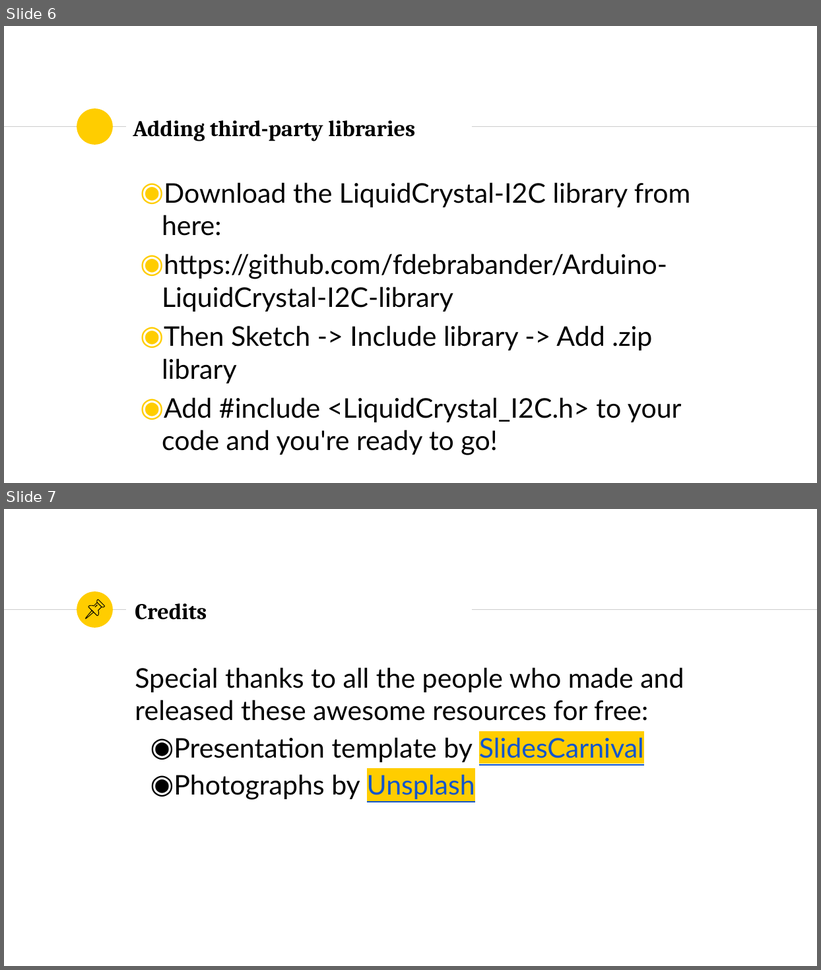
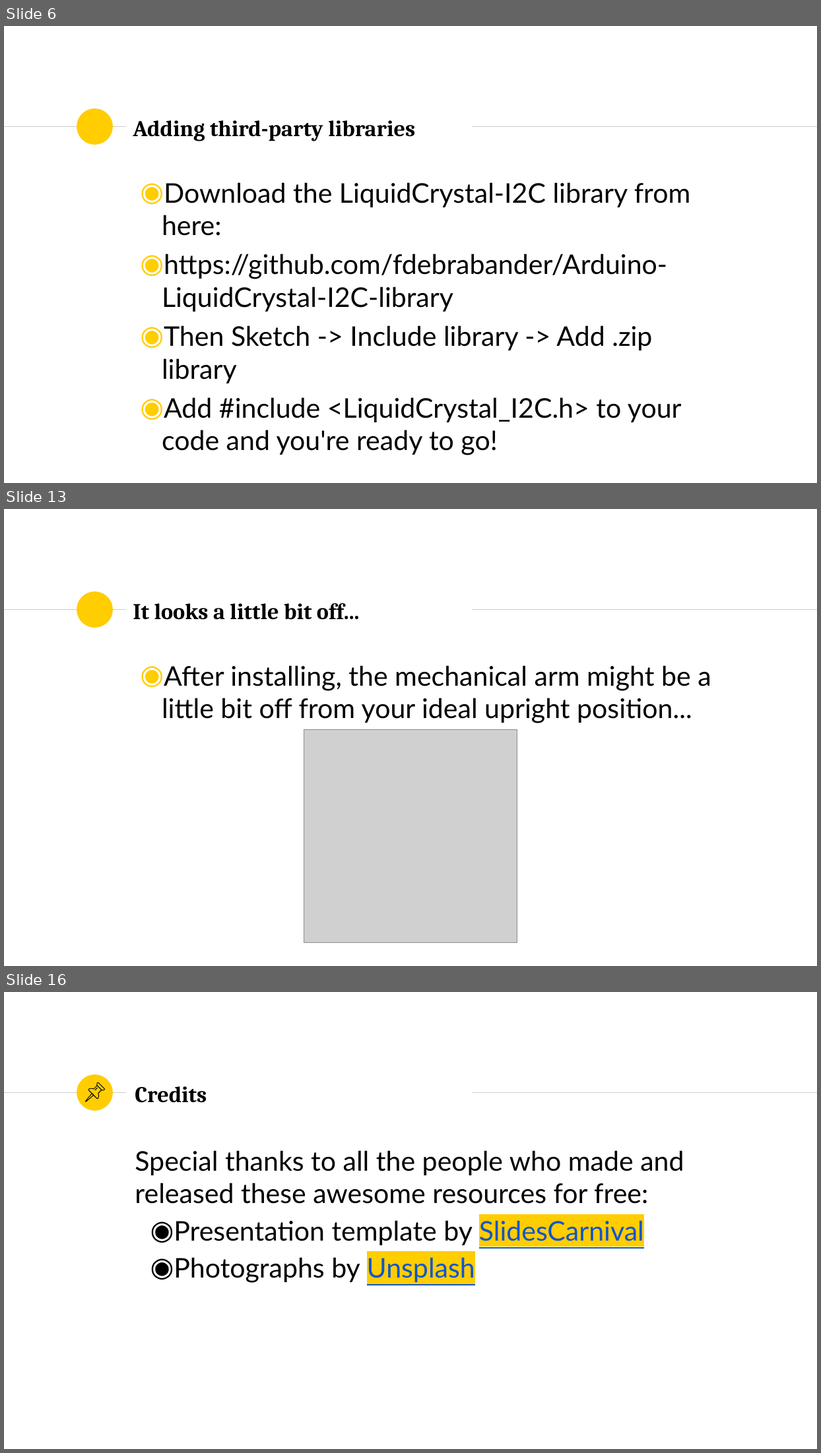
Before and after one commit to SSTIA/arduino-seminar, a slide deck: slides/ArduinoSeminar2.pptx. Shown one above the other, each under a label of ours: slides 6 and 7 before the commit, slides 6, 13 and 16 after it; the slides between them are not shown. The pictures are 821x970 and 821x1453 pixels, drawn with LibreOffice and Linux fonts; fonts in the diff are those of the drawing; grey boxes stand for pictures. Boxes give left, top, right and bottom in pixels: in the first picture for what was removed or moved away, otherwise in the second. Text is boxed around its words. In the diff, an @@ line names an element or a change of style, - is before the commit and + after.

```diff
--- a/slides/ArduinoSeminar2.pptx
+++ b/slides/ArduinoSeminar2.pptx
@@ slide 13 added at [4, 509, 817, 966], background #FFFFFF; not listed: 3 template elements that a slide beside it also shows @@
@@ title added at [133, 603, 359, 620], 26.6 pt, text #000000, bold @@
+It looks a little bit off...
@@ text added at [162, 665, 711, 723], 32 pt, text #000000 @@
+◉ After installing, the mechanical arm might be a little bit off from your ideal upright position...
@@ picture added at [304, 730, 517, 943] @@
@@ what was slide 7 is now slide 16 @@
```
Also in this commit, not shown: 8 other slides added, 4 other files.
